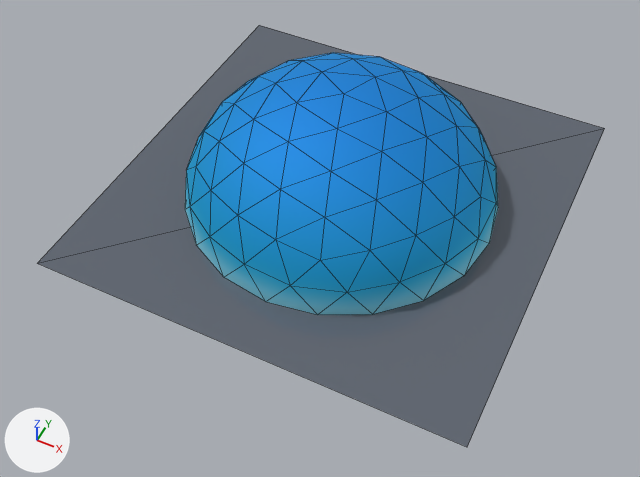
An edit to the glTF model assets/scene.glb, drawn before and after from the same camera.
Rendered twice from a 50 mm camera at (124.0, -270.0, 298.0) aimed at (5.0, -32.0, 1.0). Lighting does not change. The marker at lower left points along +X, +Y and +Z. Mesh edges are drawn as thin lines. Where no turn or scale is listed for an object, it has been applied to the vertices.

Before the edit, the objects in view are built like this:
```python
me_mesh_012 = bpy.data.meshes.new('Mesh.012')
me_mesh_012.from_pydata(...)  # 91 vertices, 160 faces; spans x -3294.0..3294.0, y 0.0..2613.0, z -3294.0..3294.0
me_mesh_012.materials.append(mat_blinn1)
me_plane = bpy.data.meshes.new('Plane')
me_plane.from_pydata([(-1.0, -1.0, 0.0), (1.0, -1.0, 0.0), (-1.0, 1.0, 0.0), (1.0, 1.0, 0.0)], [], [(0, 1, 3), (0, 3, 2)])
me_plane.materials.append(mat_material)  # dark blue #5e6570
ob_plane = bpy.data.objects.new('Plane', me_plane)
ob_plane.location = (0.0, 0.0, 0.0)
ob_plane.scale = (100.0, 100.0, 100.0)
ob_skydome = bpy.data.objects.new('Skydome', me_mesh_012)
ob_skydome.location = (0.0, 0.0, 0.0)
ob_skydome.rotation_euler = (1.571, 0.0, 0.0)  # degrees (90, 0, 0)
ob_skydome.scale = (0.0224, 0.0224, 0.0224)
```
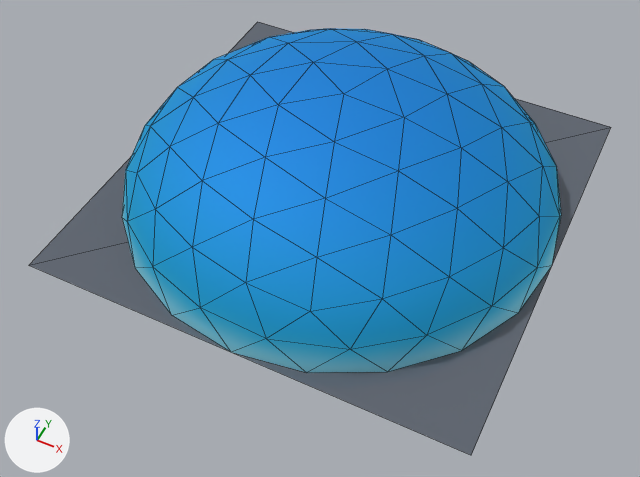
The change, as a diff of the scene's bpy script:
```diff
--- a/assets/scene.glb.py
+++ b/assets/scene.glb.py
@@ ob_skydome @@
 ob_skydome.rotation_euler = (1.571, 0.0, 0.0)  # degrees (90, 0, 0)
-ob_skydome.scale = (0.0224, 0.0224, 0.0224)
+ob_skydome.scale = (0.0311, 0.0224, 0.0311)
@@ ob_plane @@
 ob_plane.location = (0.0, 0.0, 0.0)
-ob_plane.scale = (100.0, 100.0, 100.0)
+ob_plane.scale = (102.0, 102.0, 100.0)
```

What differs and where, as boxes (x1, y1, x2, y2) in the pictures (640 x 477 px):
'Skydome', rescaled (40% wider, 31% taller)
    before: (185, 52, 498, 315)
    after: (122, 28, 562, 373)
'Plane', rescaled
    before: (37, 25, 605, 447)
    after: (29, 22, 611, 455)
